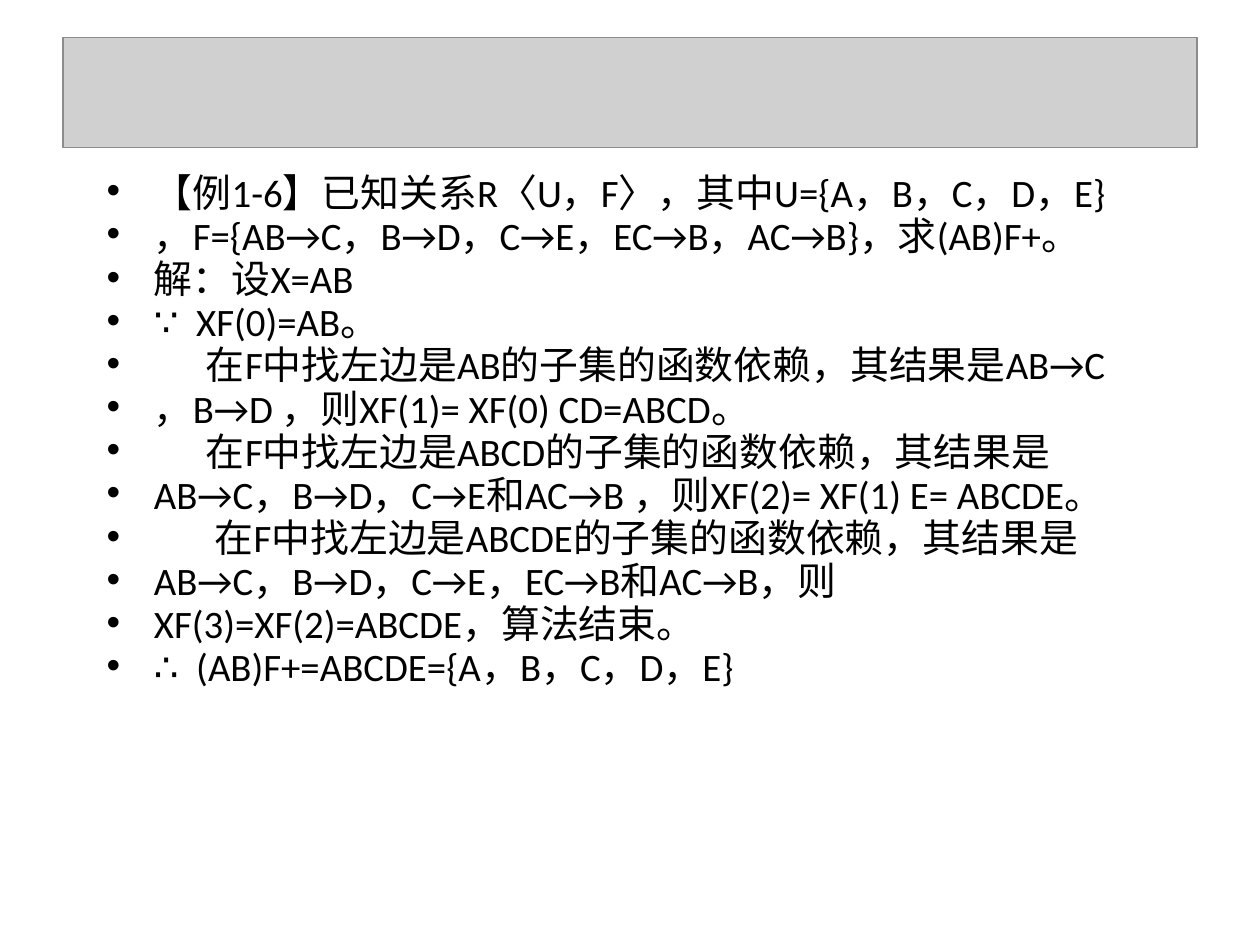
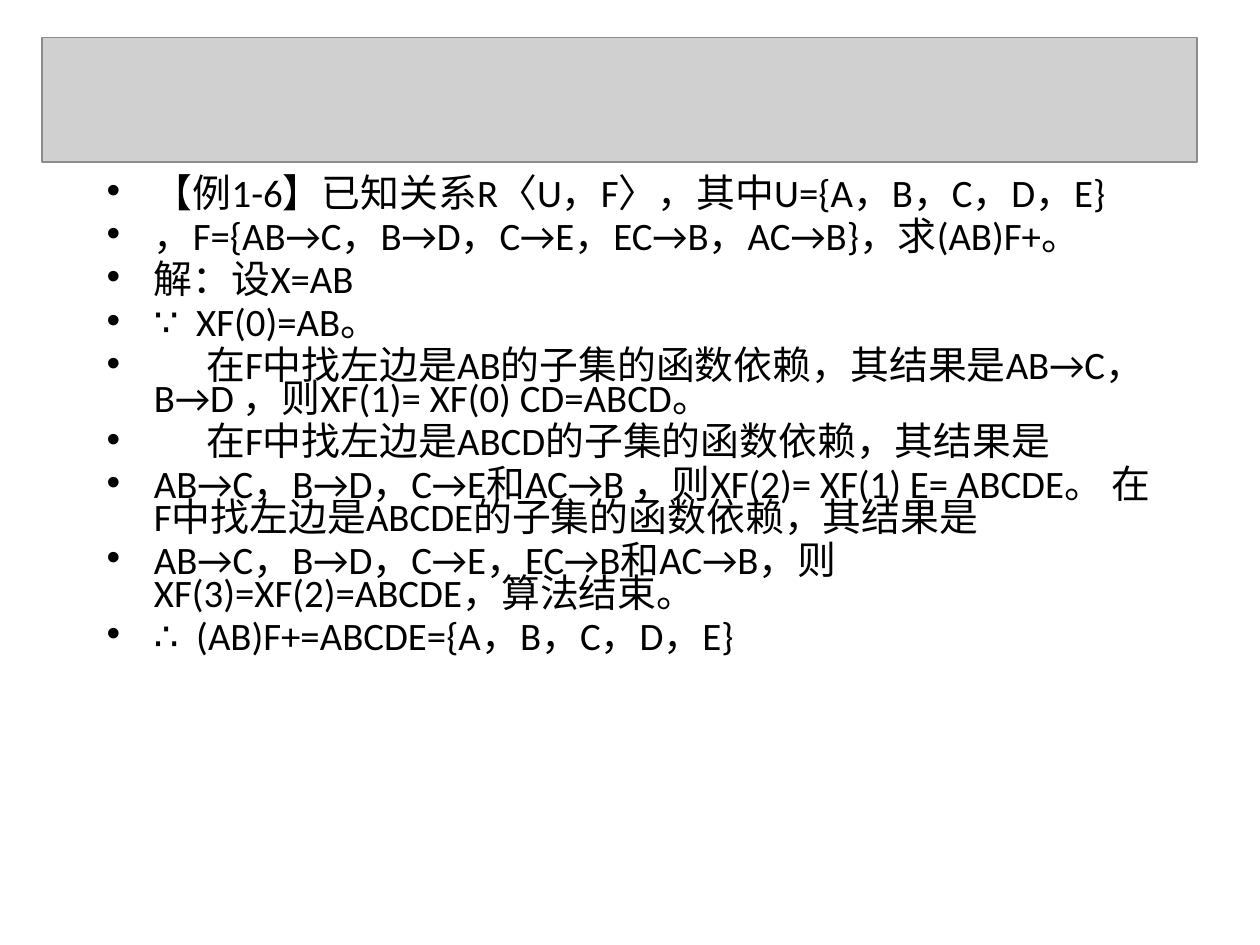
Before and after one commit to yuqingmao2019/MyWorkSpace, a slide deck: slide 83 of 数据库ppt/第1章.ppt (slide 81 before the commit). Drawn at 1260x945 pixels with LibreOffice and Linux fonts; fonts in the diff are those of the drawing; grey boxes stand for pictures; background and template pictures are left out. Boxes give left, top, right and bottom in pixels: in the first picture for what was removed or moved away, otherwise in the second. Text is boxed around its words. In the diff, an @@ line names an element or a change of style, - is before the commit and + after.

```diff
--- a/数据库ppt/第1章.ppt
+++ b/数据库ppt/第1章.ppt
@@ picture: place and size @@
-picture at <box>63,38,1197,147</box>
+picture at <box>42,38,1197,163</box>
@@ text at <box>154,340,1144,418</box>: text changed @@
-• 在F中找左边是AB的子集的函数依赖，其结果是AB→C
-• ，B→D ，则XF(1)= XF(0) CD=ABCD。
+• 在F中找左边是AB的子集的函数依赖，其结果是AB→C，B→D ，则XF(1)= XF(0) CD=ABCD。
@@ text at <box>154,465,1151,613</box>: text changed @@
-• AB→C，B→D，C→E和AC→B ，则XF(2)= XF(1) E= ABCDE。
-• 在F中找左边是ABCDE的子集的函数依赖，其结果是
-• AB→C，B→D，C→E，EC→B和AC→B，则
-• XF(3)=XF(2)=ABCDE，算法结束。
+• AB→C，B→D，C→E和AC→B ，则XF(2)= XF(1) E= ABCDE。 在F中找左边是ABCDE的子集的函数依赖，其结果是
+• AB→C，B→D，C→E，EC→B和AC→B，则 XF(3)=XF(2)=ABCDE，算法结束。
```
Also in this commit, not shown: 118 other slides changed, 3 slides added, 1 slide removed, 2 other files.
